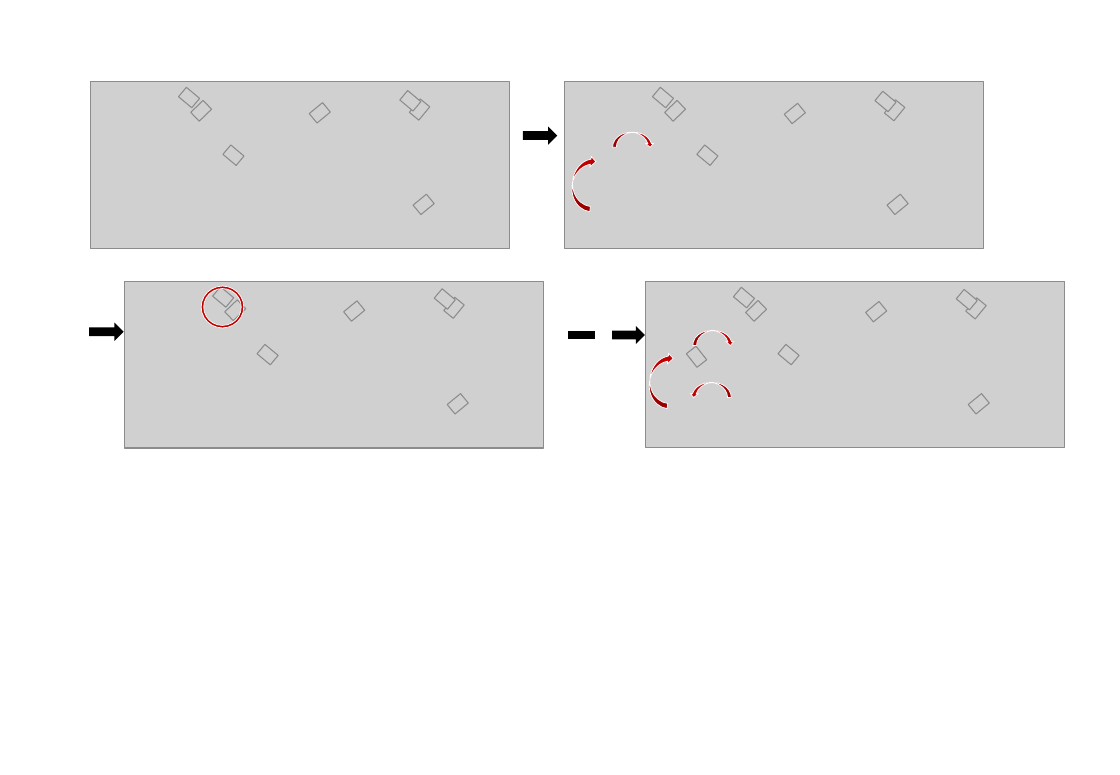
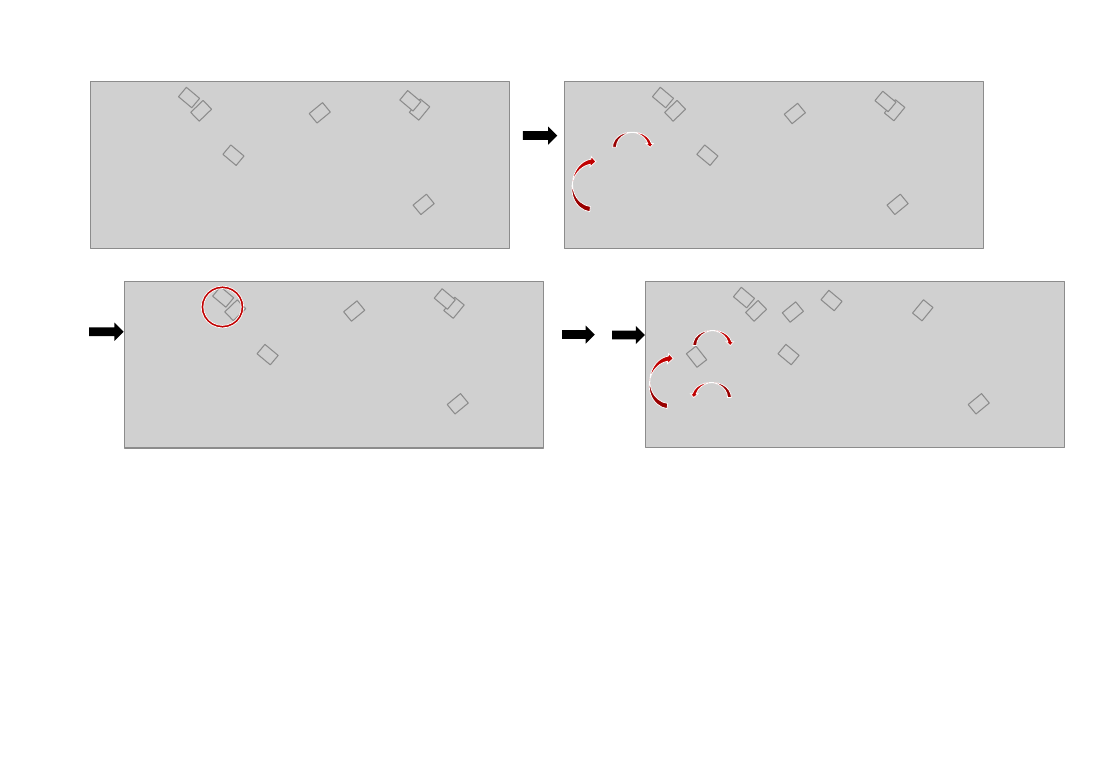
Before and after one commit to geziefer/baolakiswahili, a slide deck: slide 16 of baolakiswahili/misc/BaoLaKiswahili.pptx. Drawn at 1120x775 pixels with LibreOffice and Linux fonts; fonts in the diff are those of the drawing; grey boxes stand for pictures; background and template pictures are left out. Boxes give left, top, right and bottom in pixels: in the first picture for what was removed or moved away, otherwise in the second. Text is boxed around its words. In the diff, an @@ line names an element or a change of style, - is before the commit and + after.

```diff
--- a/baolakiswahili/misc/BaoLaKiswahili.pptx
+++ b/baolakiswahili/misc/BaoLaKiswahili.pptx
@@ picture: place and size @@
-picture at (957,290,978,310)
+picture at (821,291,843,311)
@@ right arrow added at (563,328,594,342), fill #000000, outline #000000 1 pt @@
@@ picture: place and size @@
-picture at (866,302,887,323)
+picture at (783,302,804,323)
@@ picture: place and size @@
-picture at (966,298,987,320)
+picture at (913,300,933,321)
@@ rectangle removed at (569,332,595,339) @@
```
Also in this commit, not shown: 4 other files.
